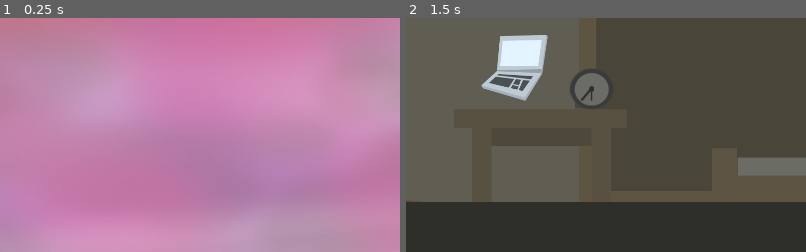
Above: before the commit, frames 1-2 (left to right).
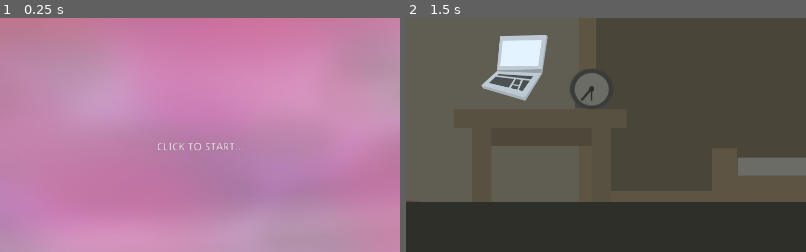
Above: after the commit, the same moments.

Repository: guyvanit/DurJam-TIRED
Game: Godot game, scene res://src/Start/StartScreen.tscn
Two runs of this game, one before a commit and one after it. Both use one fixed random seed, a clock stepped at 60 frames per second and the inputs below. Sound files missing from this copy of the repository are replaced by a short silence.
Inputs (mouse positions are % of the whole screen's width and height, from its top left):
- Up to frame 1 (0.25 s): no input
- Up to frame 2 (1.5 s): tap Enter at 0.5 s; move the mouse to (72, 45) at 0.52 s; hold E 0.53-1.28 s; click (72, 45) at 0.67 s; tap Space at 1.25 s; move the mouse to (30, 55) at 1.27 s; tap 1 at 1.35 s; click (30, 55) at 1.42 s
The pictures show only the part of the screen within x 26-76%, y 50-100%; the shares and areas given below are measured in that part.

The runs differ from the first frame. In frame 1, 0.2% of the frame differs, in the area x 39-61%, y 53-57%; in frame 2, nothing differs.

Commit message:
executbale

Diff:
--- a/src/Start/StartScreen.tscn
+++ b/src/Start/StartScreen.tscn
@@ -18,3 +18,15 @@
 [node name="CollisionShape2D" type="CollisionShape2D" parent="ClickStart"]
 position = Vector2( 512, 300 )
 shape = SubResource( 1 )
+
+[node name="Label" type="Label" parent="ClickStart"]
+margin_left = 467.771
+margin_top = 458.871
+margin_right = 579.771
+margin_bottom = 472.871
+text = "CLICK TO START..."
+align = 1
+valign = 1
+__meta__ = {
+"_edit_use_anchors_": false
+}
Not shown, added: exports/Mac:TIRED.dmg
